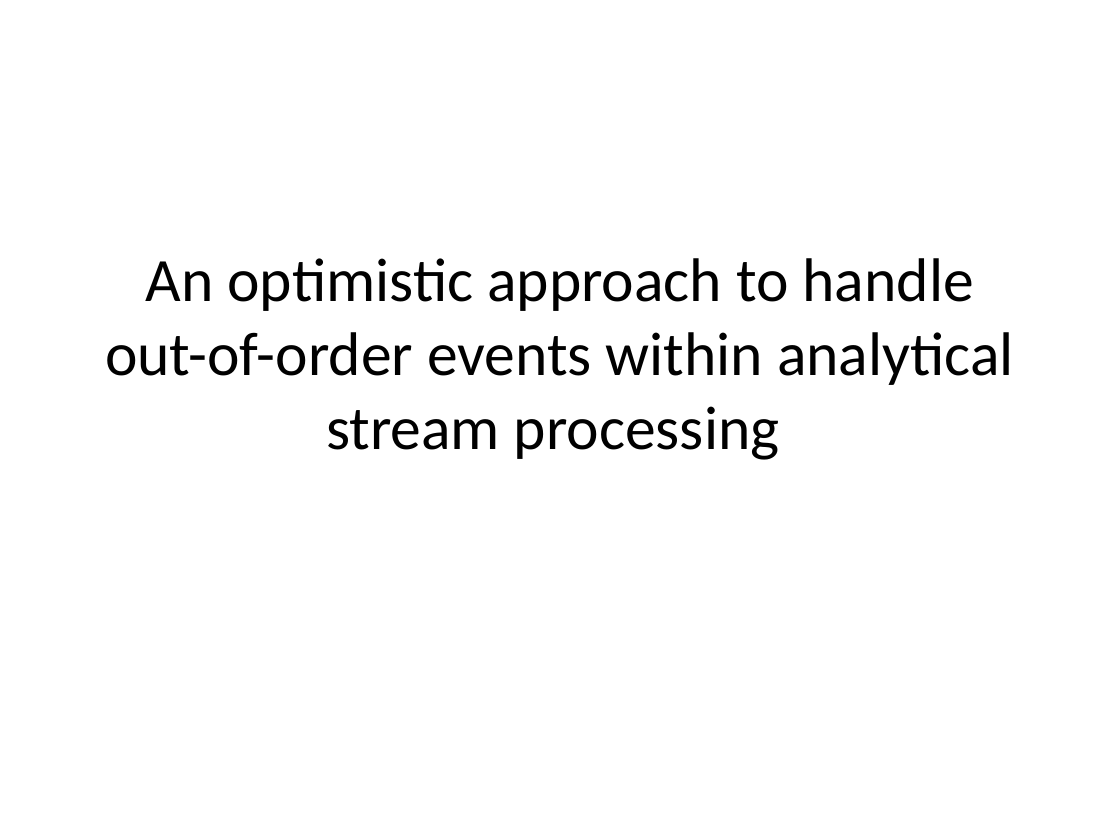
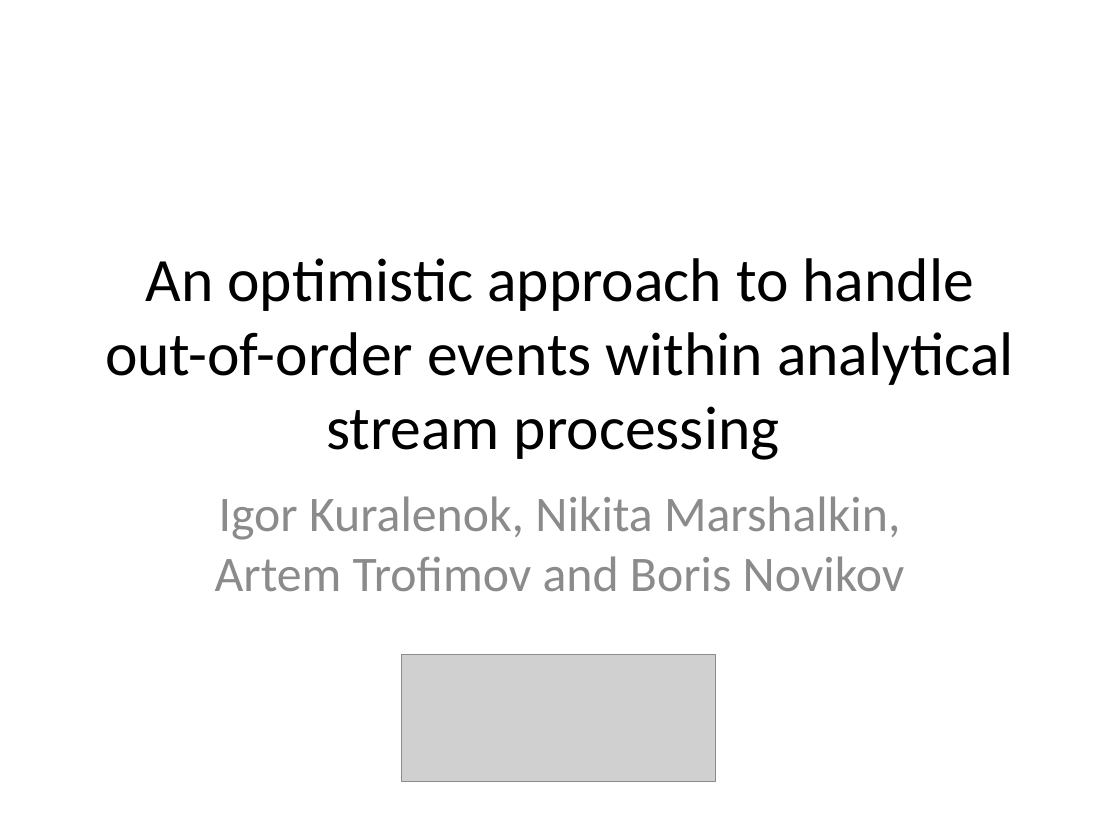
Before and after one commit to flame-stream/Papers, a slide deck: slide 1 of 2018/invalidation/slides.pptx. Drawn at 1120x840 pixels with LibreOffice and Linux fonts; fonts in the diff are those of the drawing; grey boxes stand for pictures. Boxes give left, top, right and bottom in pixels: in the first picture for what was removed or moved away, otherwise in the second. Text is boxed around its words. In the diff, an @@ line names an element or a change of style, - is before the commit and + after.

Commit message:
Update slides (9/18)

```diff
--- a/2018/invalidation/slides.pptx
+++ b/2018/invalidation/slides.pptx
@@ subtitle added at [215,496,905,591], 32 pt, text #8C8C8C @@
+Igor Kuralenok, Nikita Marshalkin, Artem Trofimov and Boris Novikov
@@ picture added at [401,654,716,782] @@
```
Also in this commit, not shown: 1 other slide changed.
